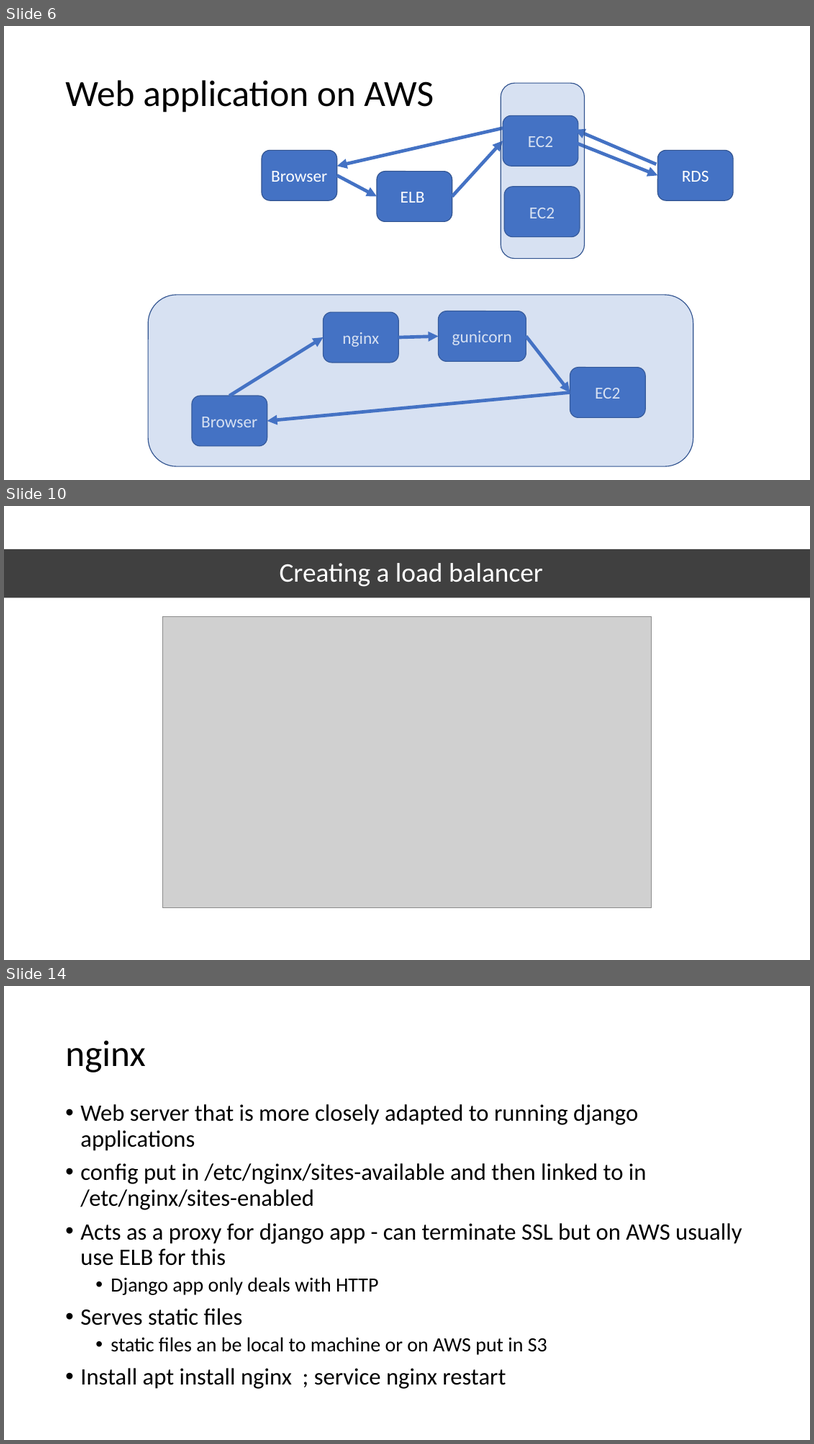
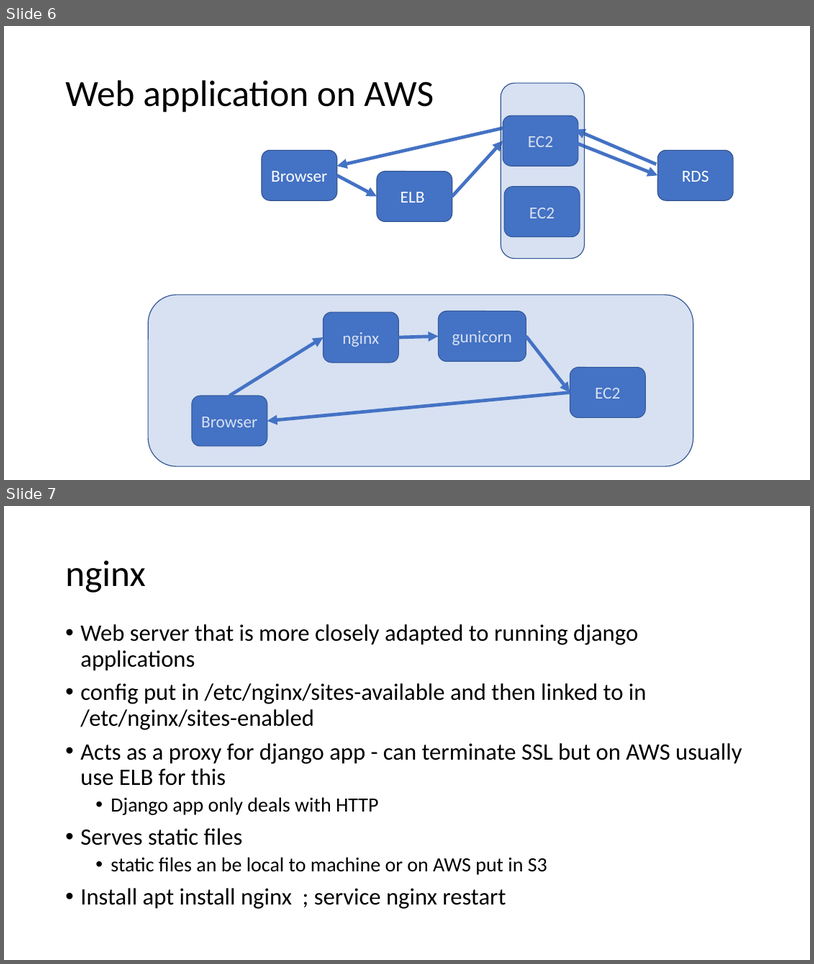
Before and after one commit to uwacsp/cits5503, a slide deck: Lectures/CITS5503WebArchitecture.pptx. Shown one above the other, each under a label of ours: slides 6, 10 and 14 before the commit, slides 6 and 7 after it; the slides between them are not shown. The pictures are 814x1444 and 814x964 pixels, drawn with LibreOffice and Linux fonts; fonts in the diff are those of the drawing; grey boxes stand for pictures. Boxes give left, top, right and bottom in pixels: in the first picture for what was removed or moved away, otherwise in the second. Text is boxed around its words. In the diff, an @@ line names an element or a change of style, - is before the commit and + after.

```diff
--- a/Lectures/CITS5503WebArchitecture.pptx
+++ b/Lectures/CITS5503WebArchitecture.pptx
@@ slide 10 removed at (x1=4, y1=506, x2=810, y2=960), background #FFFFFF @@
@@ rectangle removed at (x1=4, y1=549, x2=810, y2=598) @@
@@ title removed at (x1=280, y1=563, x2=543, y2=587) @@
-Creating a load balancer
@@ picture removed at (x1=163, y1=617, x2=652, y2=908) @@
@@ what was slide 14 is now slide 7 @@
```
Also in this commit, not shown: 6 other slides removed.
